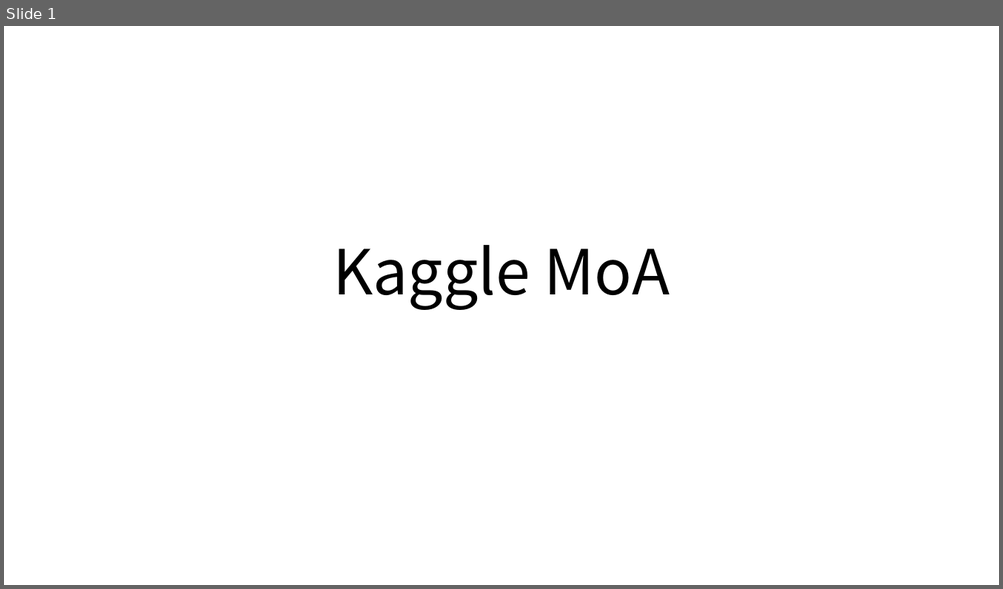
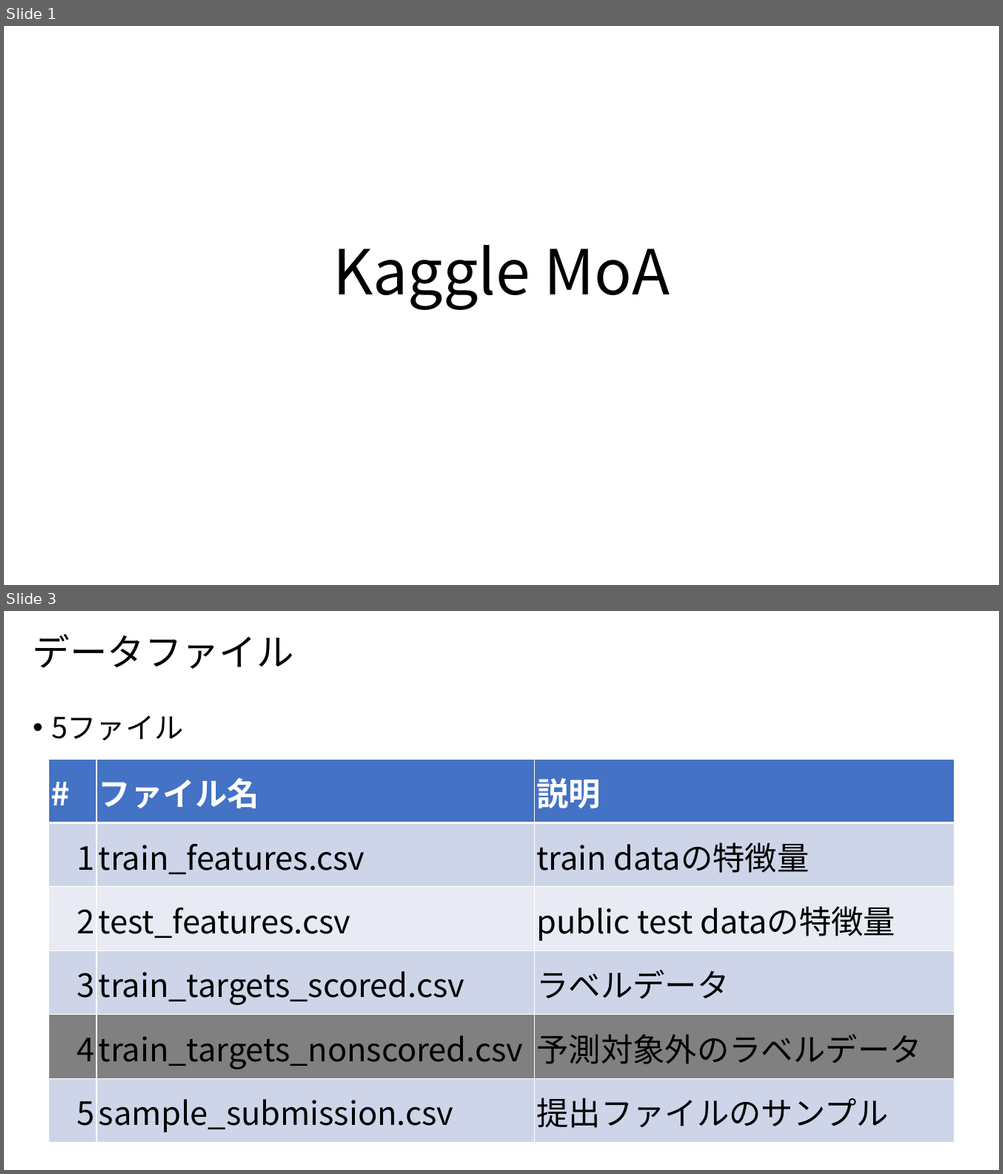
Before and after one commit to riron1206/kaggle_MoA, a slide deck: Kaggle_MoA.pptx. Shown one above the other, each under a label of ours: slide 1 before the commit, slides 1 and 3 after it; the slides between them are not shown. The pictures are 1003x589 and 1003x1174 pixels, drawn with LibreOffice and Linux fonts; fonts in the diff are those of the drawing. Boxes give left, top, right and bottom in pixels: in the first picture for what was removed or moved away, otherwise in the second. Text is boxed around its words. In the diff, an @@ line names an element or a change of style, - is before the commit and + after.

```diff
--- a/Kaggle_MoA.pptx
+++ b/Kaggle_MoA.pptx
@@ slide 3 added at <box>4,611,999,1170</box>, background #FFFFFF @@
@@ title added at <box>33,634,294,669</box>, 36 pt, text #000000 @@
+データファイル
@@ text added at <box>51,715,183,741</box>, 28 pt, text #000000 @@
+• 5ファイル
@@ table added at <box>48,759,955,1143</box>, 6 rows, 3 columns @@
+# | ファイル名 | 説明
+1 | train_features.csv | train dataの特徴量
+2 | test_features.csv | public test dataの特徴量
+3 | train_targets_scored.csv | ラベルデータ
+4 | train_targets_nonscored.csv | 予測対象外のラベルデータ
+5 | sample_submission.csv | 提出ファイルのサンプル
```
Also in this commit, not shown: 1 slide changed, 3 other slides added, 2 other files.
